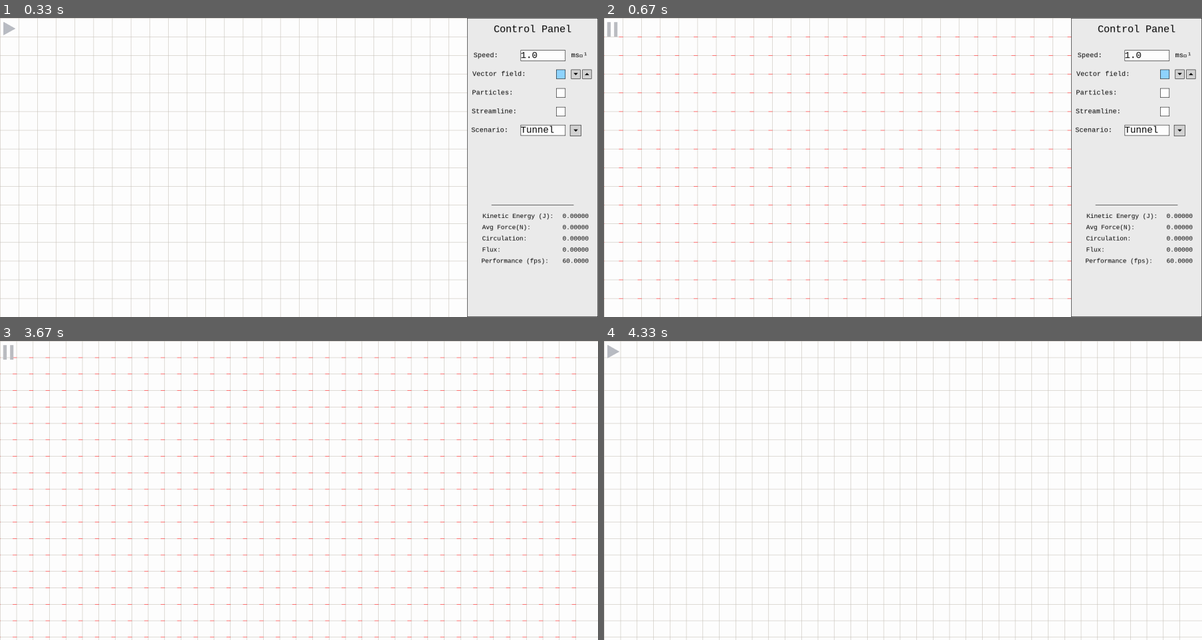
Above: before the commit, frames 1-4 (two rows, left to right).
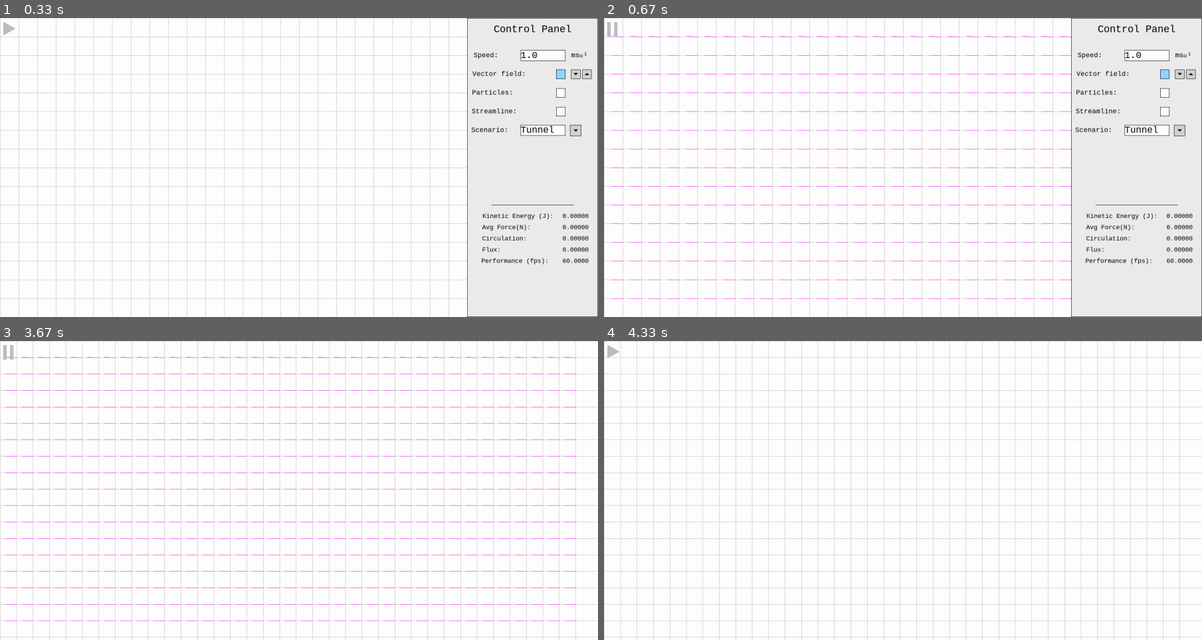
Above: after the commit, the same moments.

Repository: mrgreenlid/Fluids
Game: pygame game, started from main.py
Same seed, same stepped clock (60 frames per second), same inputs: the game is played once before the commit and once after it.
Inputs (mouse positions are in pixels of both pictures, inside the frame that each line leads up to):
- Up to frame 1 (0.33 s): no input
- Up to frame 2 (0.67 s): click (615, 32) at 0.38 s
- Up to frame 3 (3.67 s): tap Space at 0.67 s; click "1.0" at 1.05 s; click (520, 595) at 1.38 s; click (574, 454) at 1.72 s; click (269, 568) at 2.05 s; click (562, 433) at 2.38 s; click (586, 397) at 2.72 s; tap C at 3 s; click (11, 355) at 3.38 s
- Up to frame 4 (4.33 s): tap Space at 4.23 s

Frame 1 is identical in both runs. In frame 2, 2.2% of the frame differs, in the area x 0-79%, y 6-94%; in frame 3, 3.4%, in the area x 0-97%, y 5-100%; in frame 4, nothing differs.

Commit message:
scales vector arrows so always same size

Diff:
--- a/fluid.py
+++ b/fluid.py
@@ -40,7 +40,7 @@
         self.__line_length = window.get_width()
         self.__line_height = window.get_height()
         self.__grid_line_interval = self.__line_height // self.__rows
-        self.__maximum_arrow_length = self.__grid_line_interval * 0.9
+        self.__maximum_arrow_length = self.__grid_line_interval * 0.6
 
         x, y = np.meshgrid((np.arange(-self.__line_length//2, self.__line_length//2+1)),np.arange(self.__line_height//2, -self.__line_height//2-1, -1))
         self.__plane = x + y*1j
@@ -49,10 +49,10 @@
 
     def __drawVector(self, tail_pygame_x : int, tail_pygame_y : int):
         velocity = self.pointVelocity(tail_pygame_x, tail_pygame_y)
-        dx, dy = velocity.real*10, velocity.imag*10
-        tip_pygame_x, tip_pygame_y = tail_pygame_x + dx, tail_pygame_y - dy
-
-        pygame.draw.line(self.__window, "red", (tail_pygame_x, tail_pygame_y), (tip_pygame_x, tip_pygame_y))
+        dx, dy = velocity.real, velocity.imag
+        scale_factor = np.sqrt( (self.__maximum_arrow_length**2)/(dx**2 +dy**2) )
+        tip_pygame_x, tip_pygame_y = tail_pygame_x + dx*scale_factor, tail_pygame_y - dy*scale_factor
+        pygame.draw.line(self.__window, self.__colourByMagnitude(np.sqrt(dx**2+dy**2)), (tail_pygame_x, tail_pygame_y), (tip_pygame_x, tip_pygame_y))
 
     def place(self):
         """Draws the vector field"""
@@ -63,12 +63,12 @@
                 pygame.draw.line(self.__window, self.__grid_colour, (0, y_line), (self.__line_length, y_line))
 
             for column in range(self.__rows*2):
-                x_line = column* self.__grid_line_interval
+                x_line = column * self.__grid_line_interval
                 pygame.draw.line(self.__window, self.__grid_colour, (x_line, 0), (x_line, self.__line_height))
 
             if self.__flow:
-                for row in range(1, self.__rows+1):
-                    for column in range(self.__rows*2):
+                for row in range(1, self.__rows):
+                    for column in range(1, self.__rows*2):
                         x = column * self.__grid_line_interval
                         y = row * self.__grid_line_interval
                         self.__drawVector(x, y)
@@ -76,7 +76,7 @@
     def __map(self):
         if self.__exponential:
             self.__velocities = np.ones((self.__line_height, self.__line_length), dtype=np.complex128)
-            self.__velocities *= complex(real= self.__magnitude*np.cos(self.__argument), imag= self.__magnitude*np.sin(self.__argument))
+            self.__velocities *= complex(real= self.__magnitude*np.cos(self.__argument), imag= self.__magnitude*np.sin(self.__argument))*self.__speed
 
 
     def pointVelocity(self, pygame_x, pygame_y):
@@ -88,8 +88,8 @@
 
     def __colourByMagnitude(self, magnitude):
         """Returns a hex value for a colour based on a given magnitude (0 - grid_line_interval)"""
-        # max = "#FF0000"
-        #min = "#0000FF"
+        colour = "#FF00FF"
+        return colour
 
 
 
